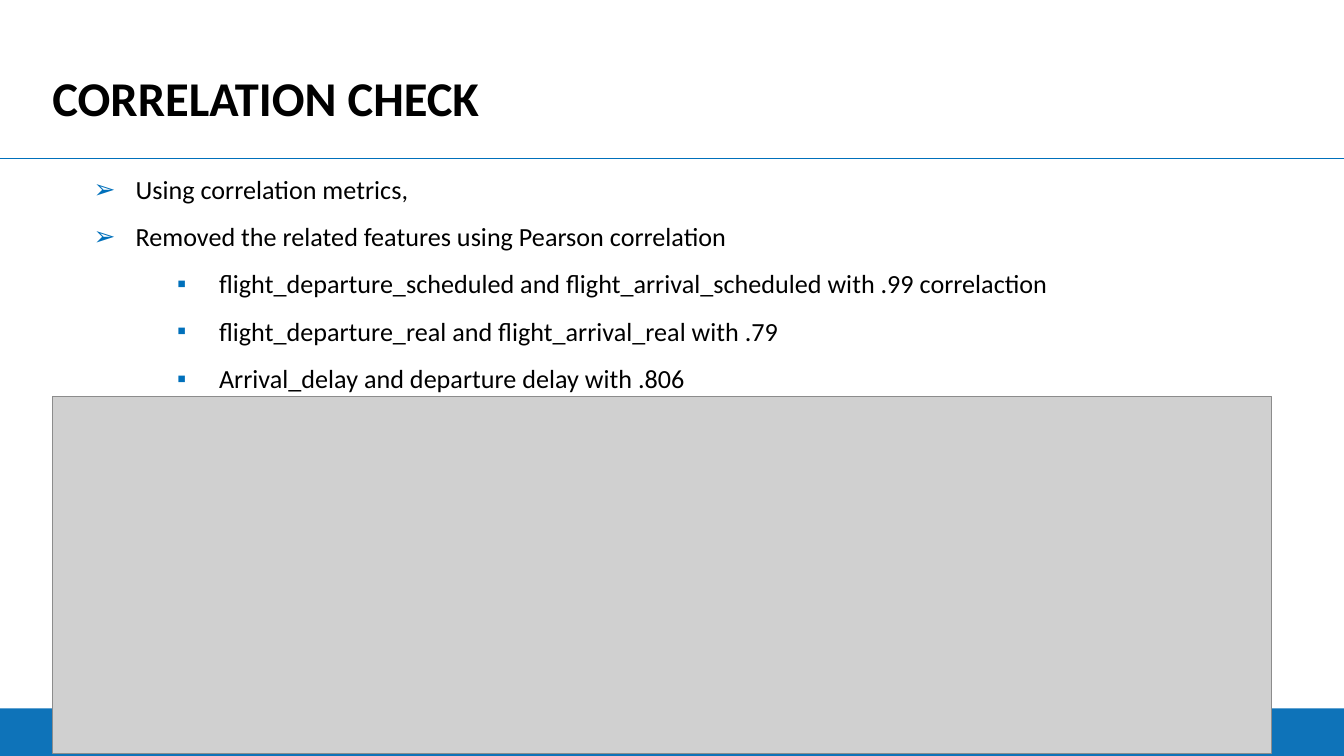
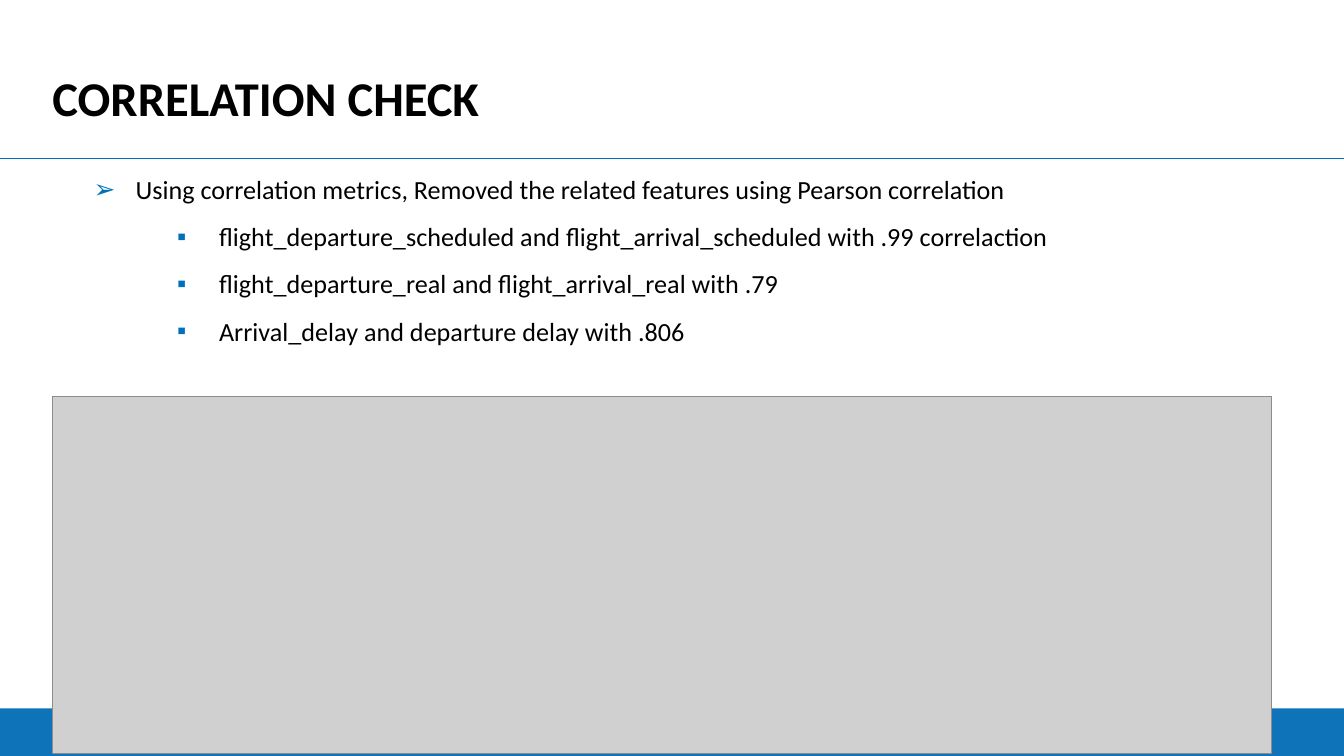
Before and after one commit to vikumar01/Case_study-on-Flight-Data-set, a slide deck: slide 13 of ppt Assignment.pptx. Drawn at 1344x756 pixels with LibreOffice and Linux fonts; fonts in the diff are those of the drawing; grey boxes stand for pictures. Boxes give left, top, right and bottom in pixels: in the first picture for what was removed or moved away, otherwise in the second. Text is boxed around its words. In the diff, an @@ line names an element or a change of style, - is before the commit and + after.

```diff
--- a/ppt Assignment.pptx
+++ b/ppt Assignment.pptx
@@ text at [136, 181, 1004, 204]: text changed @@
-➢ Using correlation metrics,
-➢ Removed the related features using Pearson correlation
+➢ Using correlation metrics, Removed the related features using Pearson correlation
```
Also in this commit, not shown: 6 other slides changed.
